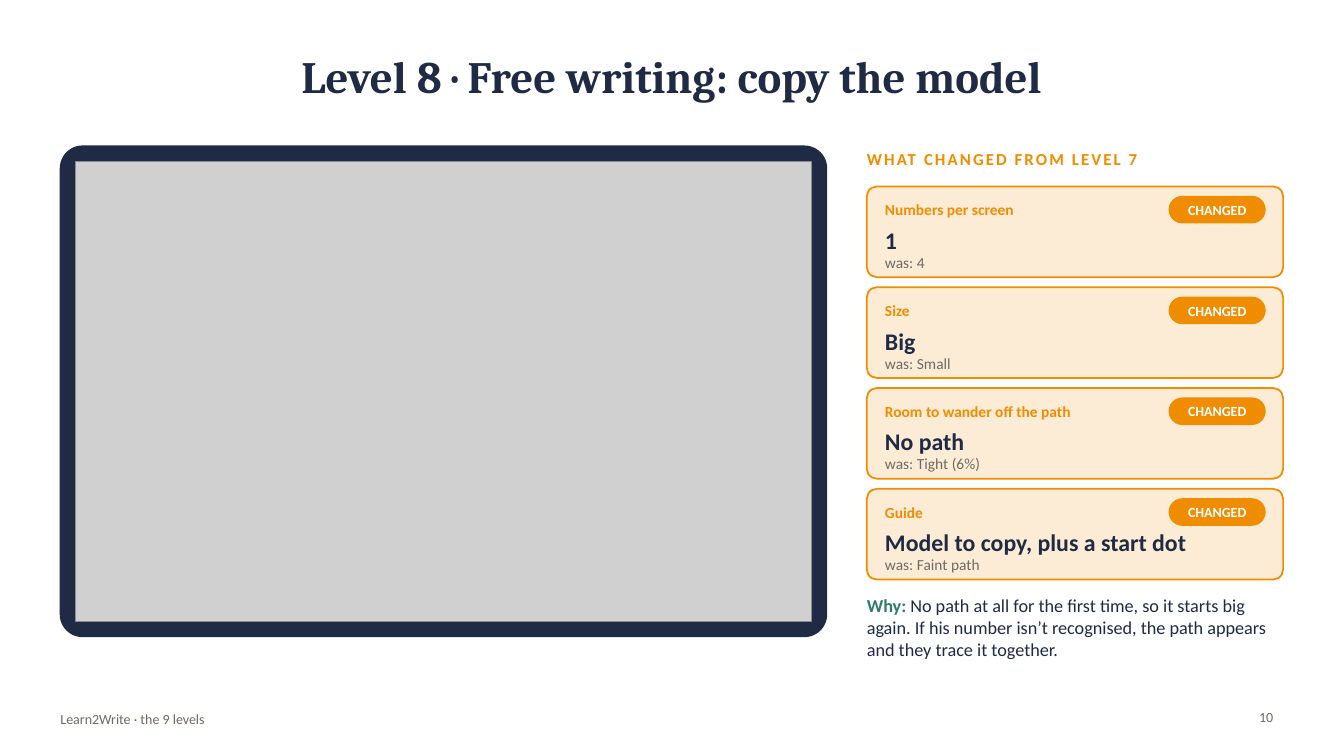
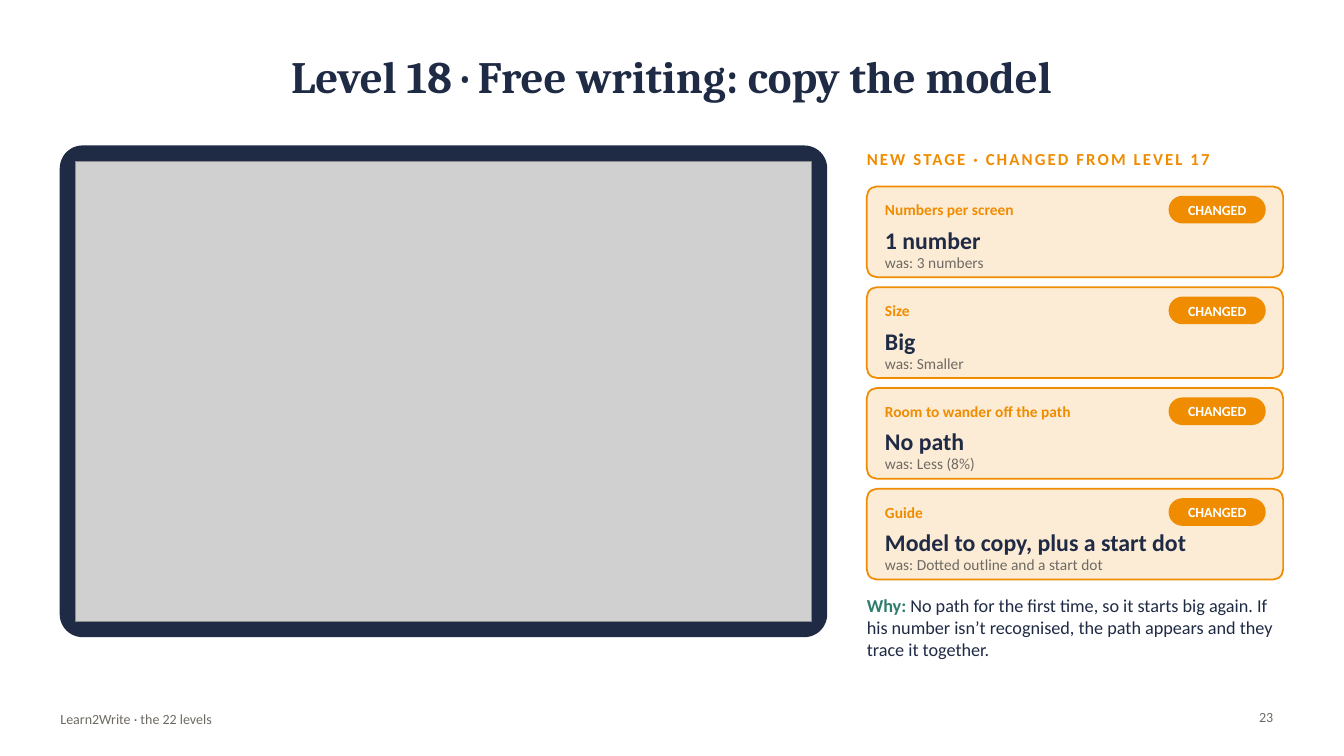
Before and after one commit to kiaanwankhede/Kiaan_Writing, a slide deck: slide 23 of docs/download/Learn2Write-levels.pptx (slide 10 before the commit). Drawn at 1344x756 pixels with LibreOffice and Linux fonts; fonts in the diff are those of the drawing; grey boxes stand for pictures. Boxes give left, top, right and bottom in pixels: in the first picture for what was removed or moved away, otherwise in the second. Text is boxed around its words. In the diff, an @@ line names an element or a change of style, - is before the commit and + after.

```diff
--- a/docs/download/Learn2Write-levels.pptx
+++ b/docs/download/Learn2Write-levels.pptx
@@ title at (291,62,1052,103): text changed @@
-Level 8 · Free writing: copy the model
+Level 18 · Free writing: copy the model
@@ text at (1129,154,1137,165): text changed @@
-WHAT CHANGED FROM LEVEL 7
+NEW STAGE · CHANGED FROM LEVEL 17
@@ text at (885,232,980,249): text changed @@
-1
+1 number
@@ text at (885,257,983,268): text changed @@
-was: 4
+was: 3 numbers
@@ text at (885,358,964,369): text changed @@
-was: Small
+was: Smaller
@@ text at (885,458,975,471): text changed @@
-was: Tight (6%)
+was: Less (8%)
@@ text at (885,559,1102,570): text changed @@
-was: Faint path
+was: Dotted outline and a start dot
@@ text at (867,599,1273,659): text changed @@
-Why: No path at all for the first time, so it starts big again. If his number isn’t recognised, the path appears and they trace it together.
+Why: No path for the first time, so it starts big again. If his number isn’t recognised, the path appears and they trace it together.
@@ text at (60,714,212,724): text changed @@
-Learn2Write · the 9 levels
+Learn2Write · the 22 levels
@@ page number at (1259,713,1273,722): text changed @@
-10
+23
```
Also in this commit, not shown: 10 other slides changed, 18 slides added, 1 slide removed, 32 other files.
